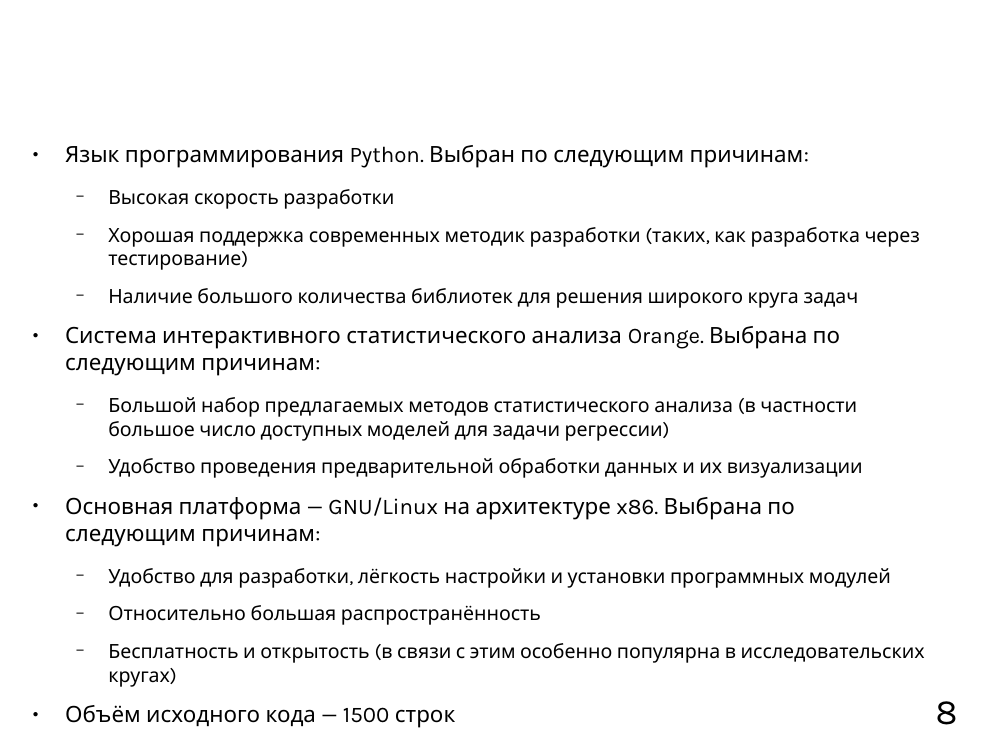
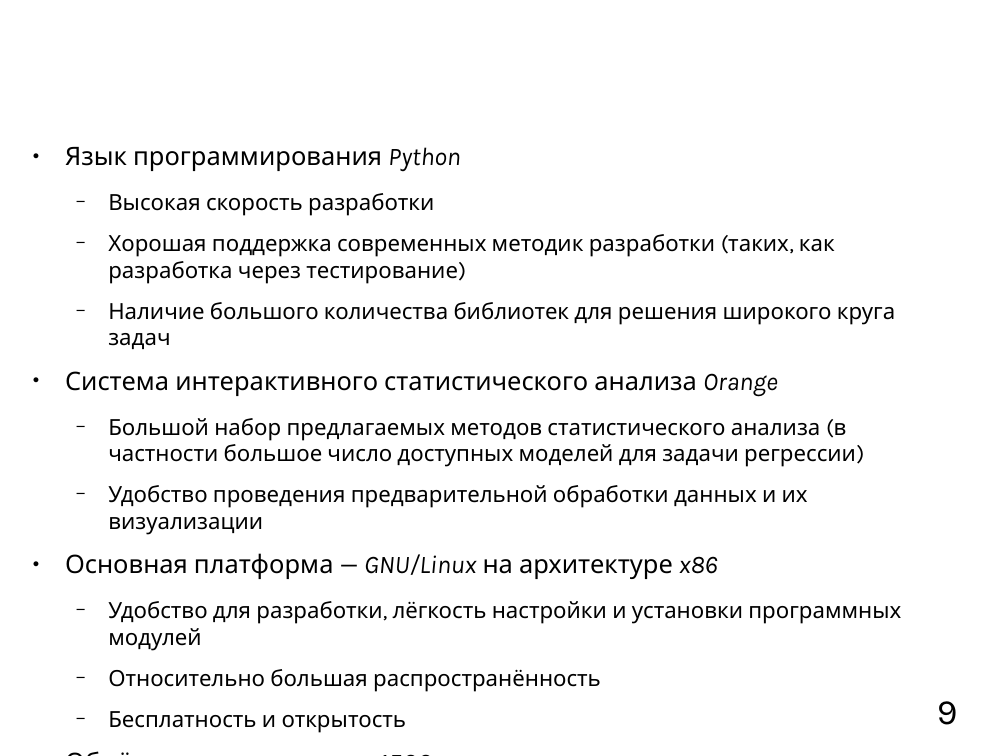
Before and after one commit to mkpankov/adaptor, a slide deck: slide 9 of diploma/defense/brochure.odp (slide 8 before the commit). Drawn at 1008x756 pixels with LibreOffice and Linux fonts; fonts in the diff are those of the drawing; background and template pictures are left out. Boxes give left, top, right and bottom in pixels: in the first picture for what was removed or moved away, otherwise in the second. Text is boxed around its words. In the diff, an @@ line names an element or a change of style, - is before the commit and + after.

```diff
--- a/diploma/defense/brochure.odp
+++ b/diploma/defense/brochure.odp
@@ text at [65, 147, 460, 172]: text changed; size 17.6 to 20 pt @@
-● Язык программирования Python. Выбран по следующим причинам:
+● Язык программирования Python
@@ text at [108, 193, 901, 692]: size 15.3 to 17.4 pt in "Высокая скорость разработки", "Хорошая поддержка современных методик разработки (таких, как ...", "Наличие большого количества библиотек для решения широкого ...", "Большой набор предлагаемых методов статистического анализа ( ..." and 3 more places; size 17.6 to 20 pt in "Объём исходного кода — 1500 строк" @@
@@ text at [65, 371, 778, 396]: text changed; size 17.6 to 20 pt @@
-● Система интерактивного статистического анализа Orange. Выбрана по следующим причинам:
+● Система интерактивного статистического анализа Orange
@@ text at [65, 553, 718, 579]: text changed; size 17.6 to 20 pt @@
-● Основная платформа — GNU/Linux на архитектуре x86. Выбрана по следующим причинам:
+● Основная платформа — GNU/Linux на архитектуре x86
@@ text at [108, 711, 407, 733]: text changed; size 15.3 to 17.4 pt @@
-  − Бесплатность и открытость (в связи с этим особенно популярна в исследовательских кругах)
+  − Бесплатность и открытость
@@ page number at [937, 701, 958, 725]: text changed @@
-8
+9
```
Also in this commit, not shown: 1 other slide changed.
